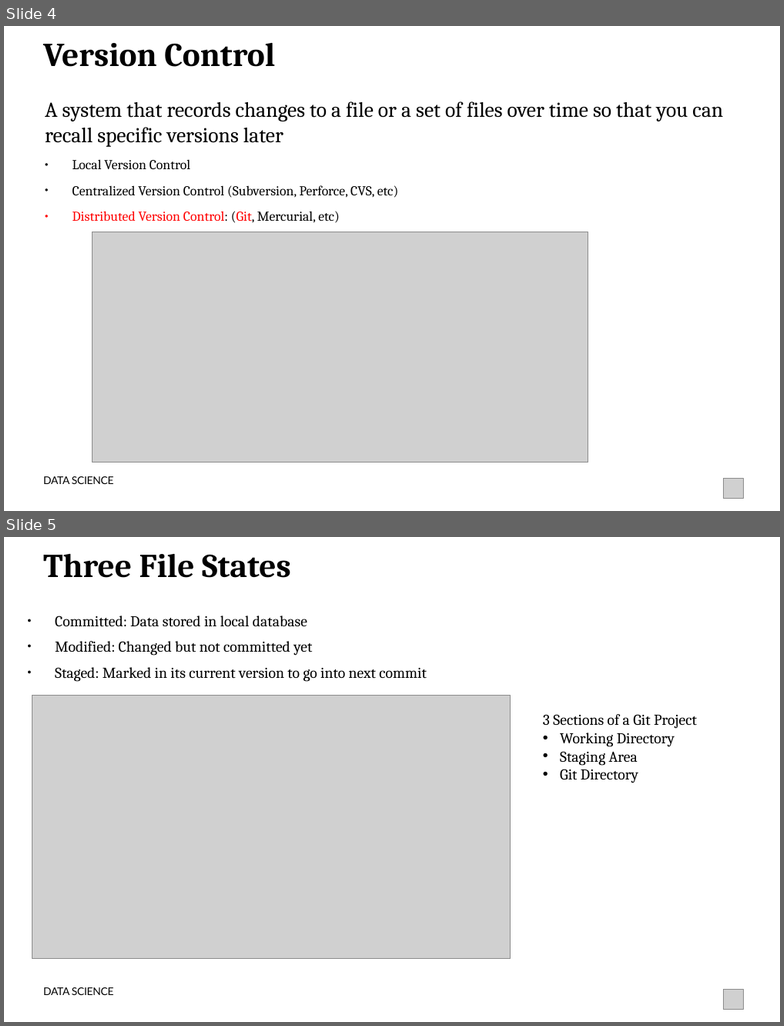
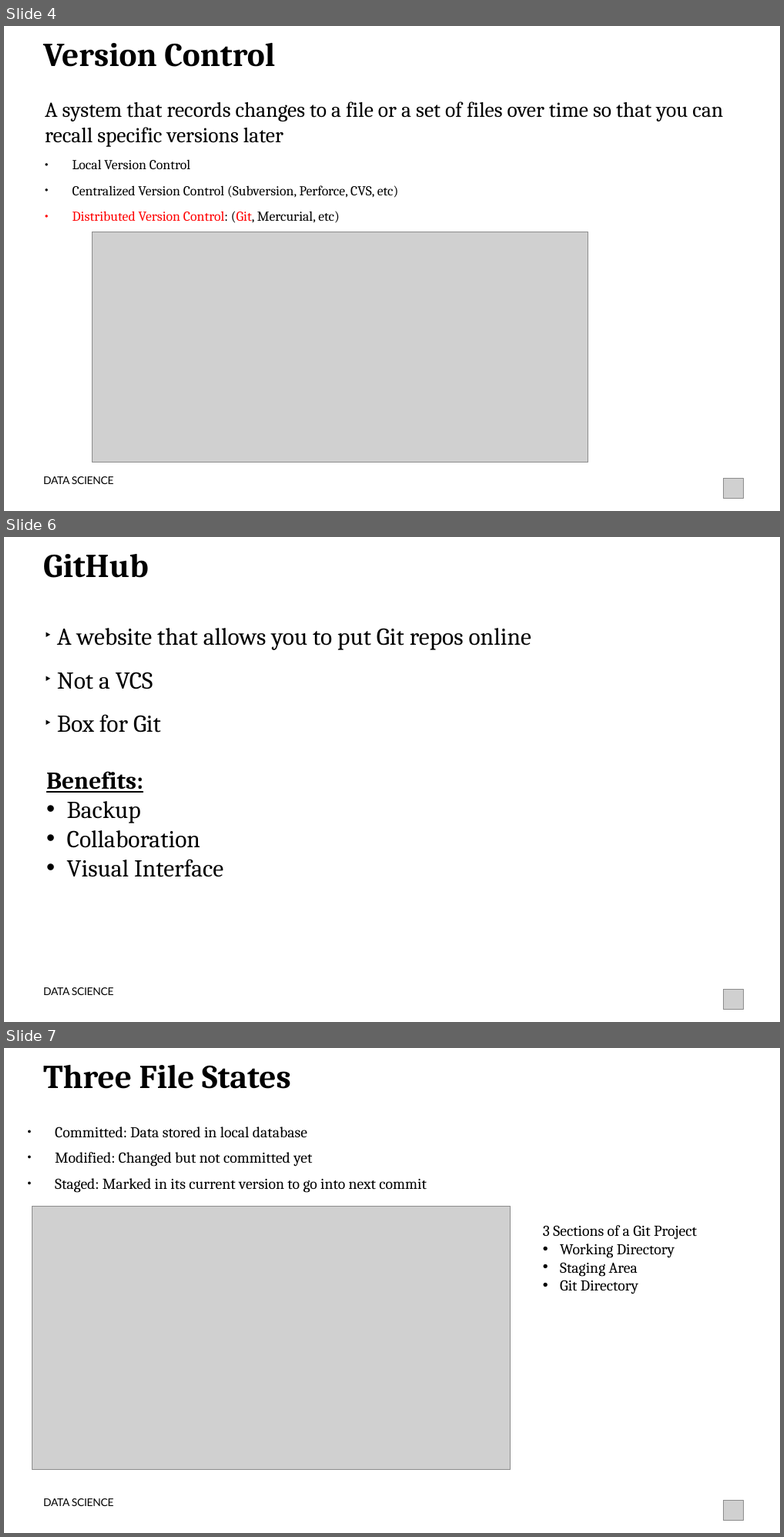
Before and after one commit to ejalonas/DAT_ATL_15, a slide deck: Lectures/VCS_Git_GitHub.pptx. Shown one above the other, each under a label of ours: slides 4 and 5 before the commit, slides 4, 6 and 7 after it; the slides between them are not shown. The pictures are 784x1026 and 784x1537 pixels, drawn with LibreOffice and Linux fonts; fonts in the diff are those of the drawing; grey boxes stand for pictures. Boxes give left, top, right and bottom in pixels: in the first picture for what was removed or moved away, otherwise in the second. Text is boxed around its words. In the diff, an @@ line names an element or a change of style, - is before the commit and + after.

```diff
--- a/Lectures/VCS_Git_GitHub.pptx
+++ b/Lectures/VCS_Git_GitHub.pptx
@@ slide 6 added at (x1=4, y1=537, x2=780, y2=1022), background #FFFFFF @@
@@ text added at (x1=43, y1=554, x2=149, y2=578), 44 pt, text #000000, bold @@
+GitHub
@@ text added at (x1=57, y1=628, x2=531, y2=733), 32 pt, text #000000 @@
+‣ A website that allows you to put Git repos online
+‣ Not a VCS
+‣ Box for Git
@@ text added at (x1=46, y1=771, x2=223, y2=877), 32 pt, text #000000 @@
+Benefits:
+• Backup
+• Collaboration
+• Visual Interface
@@ text added at (x1=43, y1=987, x2=114, y2=995), 14 pt, text #000000 @@
+DATA SCIENCE
@@ picture added at (x1=723, y1=990, x2=743, y2=1009) @@
@@ what was slide 5 is now slide 7 @@
```
Also in this commit, not shown: 1 slide changed, 2 other slides added.
